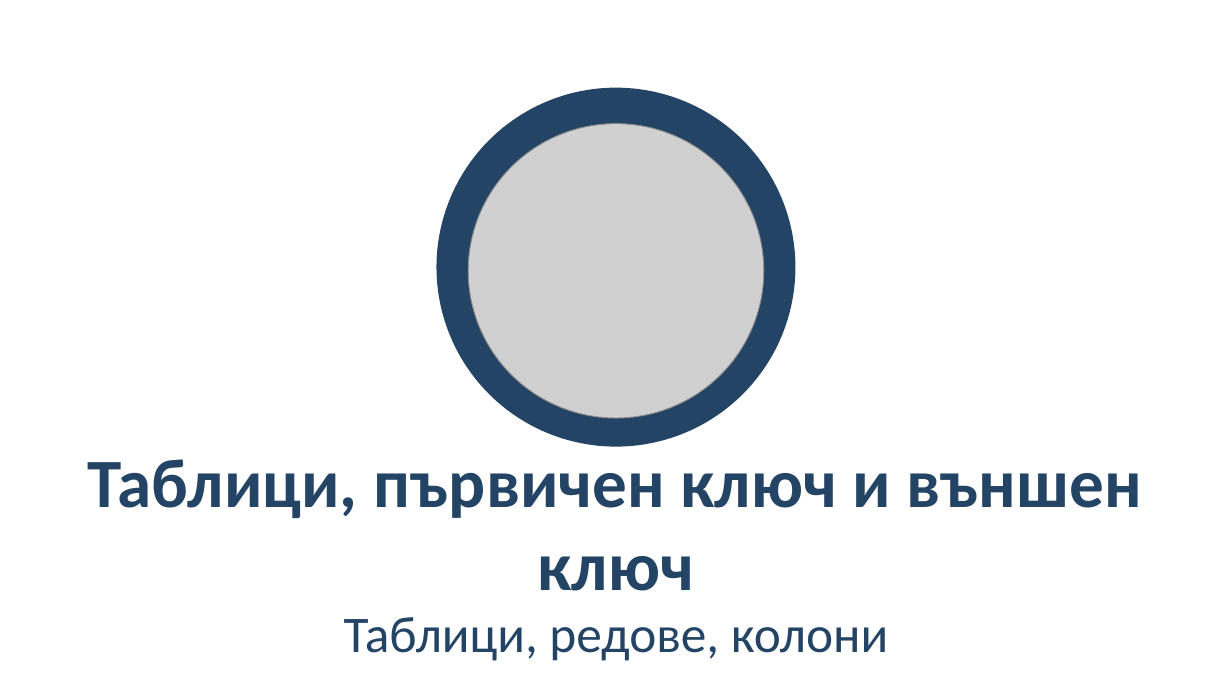
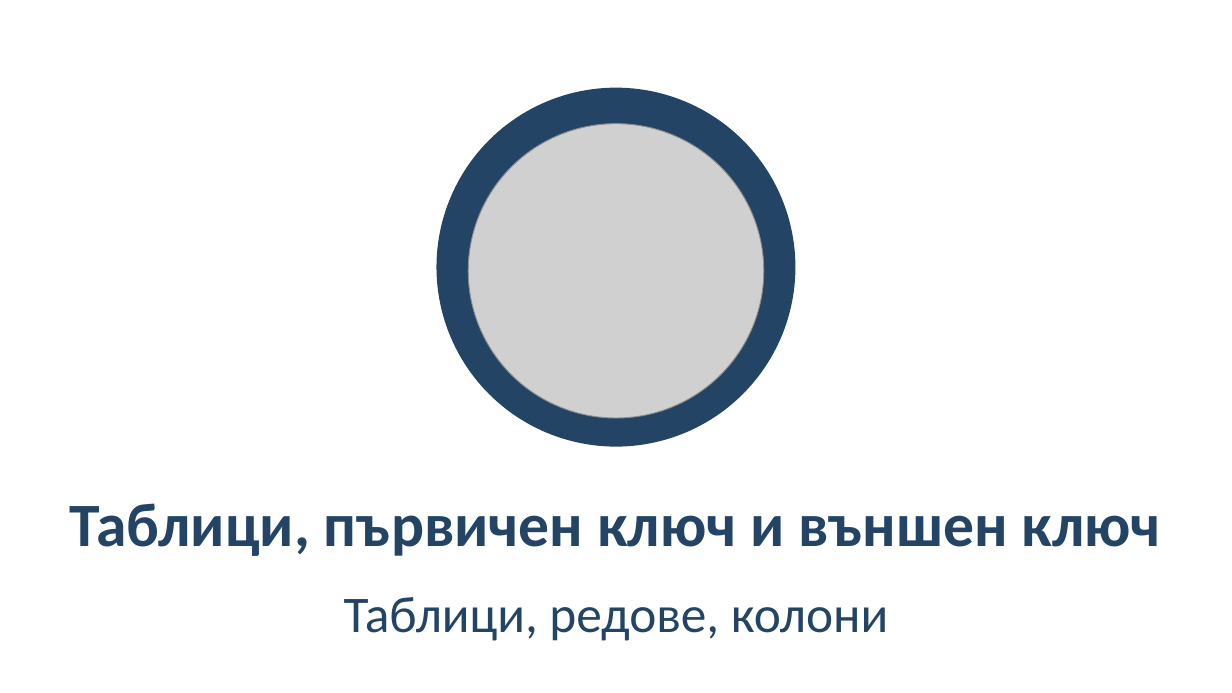
Before and after one commit to BG-IT-Edu/School-Programming, a slide deck: slide 3 of Courses/Software-Sciences/Module-3-Databases-New/07-Modeling-Databases/06-Modeling-Databases.pptx. Drawn at 1232x693 pixels with LibreOffice and Linux fonts; fonts in the diff are those of the drawing; grey boxes stand for pictures. Boxes give left, top, right and bottom in pixels: in the first picture for what was removed or moved away, otherwise in the second. Text is boxed around its words. In the diff, an @@ line names an element or a change of style, - is before the commit and + after.

```diff
--- a/Courses/Software-Sciences/Module-3-Databases-New/07-Modeling-Databases/06-Modeling-Databases.pptx
+++ b/Courses/Software-Sciences/Module-3-Databases-New/07-Modeling-Databases/06-Modeling-Databases.pptx
@@ title "Таблици, първичен ключ и външен ...": place and size @@
-title "Таблици, първичен ключ и външен ..." at box(88, 459, 1142, 591)
+title "Таблици, първичен ключ и външен ..." at box(70, 503, 1161, 556)
@@ title "Таблици, първичен ключ и външен ..." at box(70, 503, 1161, 556): size 54 to 48 pt @@
@@ subtitle "Таблици, редове, колони": place and size @@
-subtitle "Таблици, редове, колони" at box(344, 617, 888, 661)
+subtitle "Таблици, редове, колони" at box(344, 597, 888, 641)
```
Also in this commit, not shown: 20 other slides changed, 1 slide added, 1 other file.
